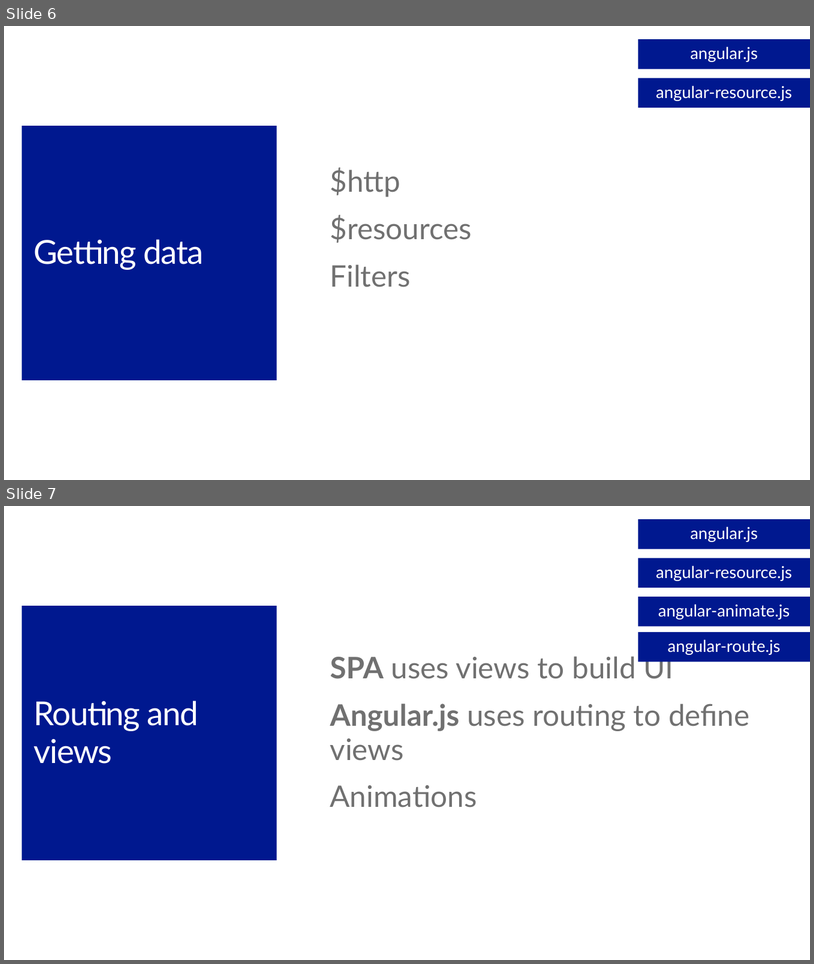
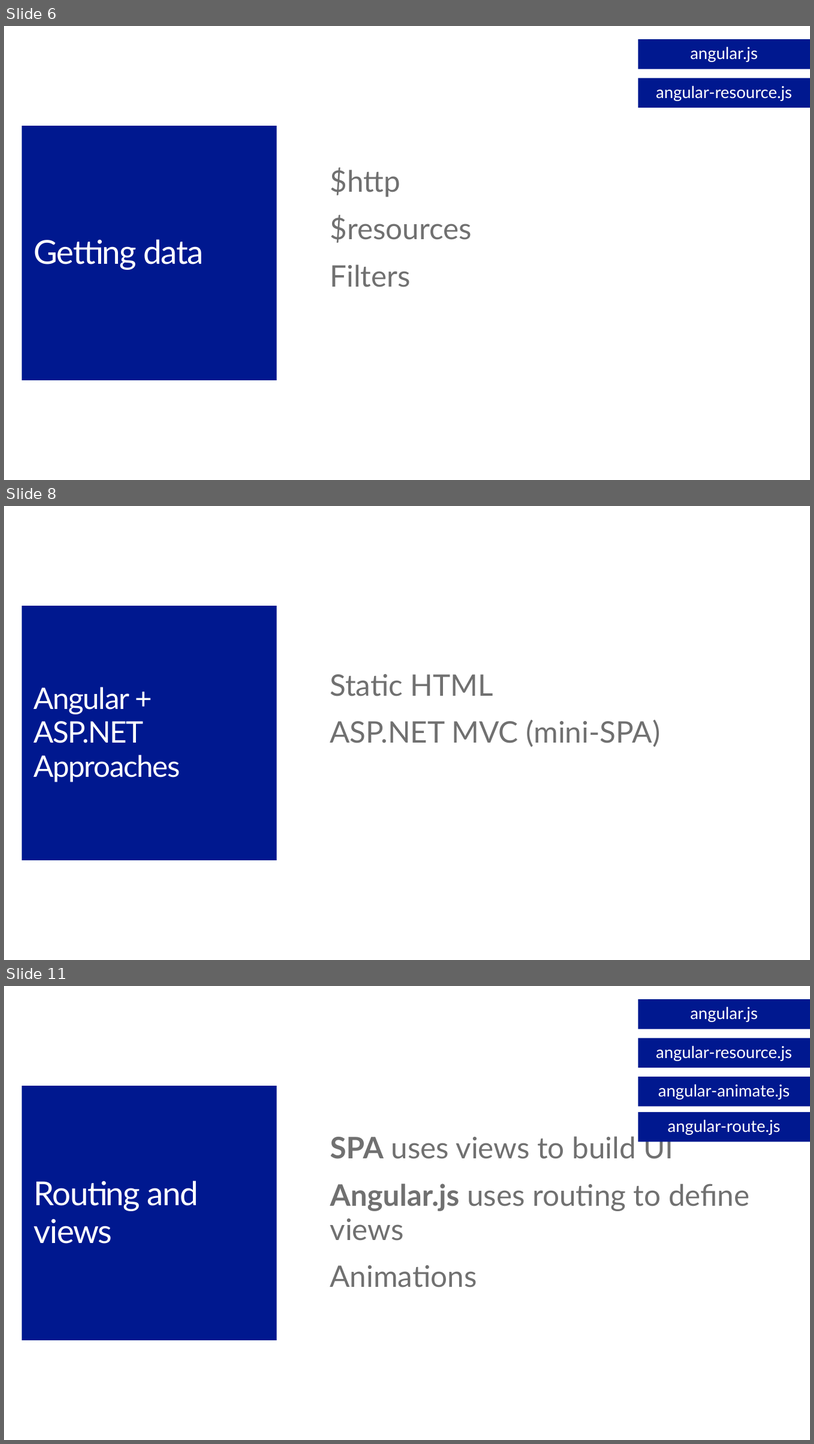
Before and after one commit to jongalloway/Angular-and-ASPNET-Build2014, a slide deck: AngularMTG/Slides/Building a Single Page Application with ASP.NET and Angular.js.pptx. Shown one above the other, each under a label of ours: slides 6 and 7 before the commit, slides 6, 8 and 11 after it; the slides between them are not shown. The pictures are 814x964 and 814x1444 pixels, drawn with LibreOffice and Linux fonts; fonts in the diff are those of the drawing; background and template pictures are left out. Boxes give left, top, right and bottom in pixels: in the first picture for what was removed or moved away, otherwise in the second. Text is boxed around its words. In the diff, an @@ line names an element or a change of style, - is before the commit and + after.

```diff
--- a/AngularMTG/Slides/Building a Single Page Application with ASP.NET and Angular.js.pptx
+++ b/AngularMTG/Slides/Building a Single Page Application with ASP.NET and Angular.js.pptx
@@ slide 8 added at (4,506,810,960), background #FFFFFF @@
@@ title added at (22,606,277,860), fill #00188F, 36 pt, text #FFFFFF @@
+Angular + ASP.NET
+Approaches
@@ text added at (330,674,661,747), 36 pt, text #707070 @@
+Static HTML
+ASP.NET MVC (mini-SPA)
@@ what was slide 7 is now slide 11 @@
```
Also in this commit, not shown: 7 other slides added.
